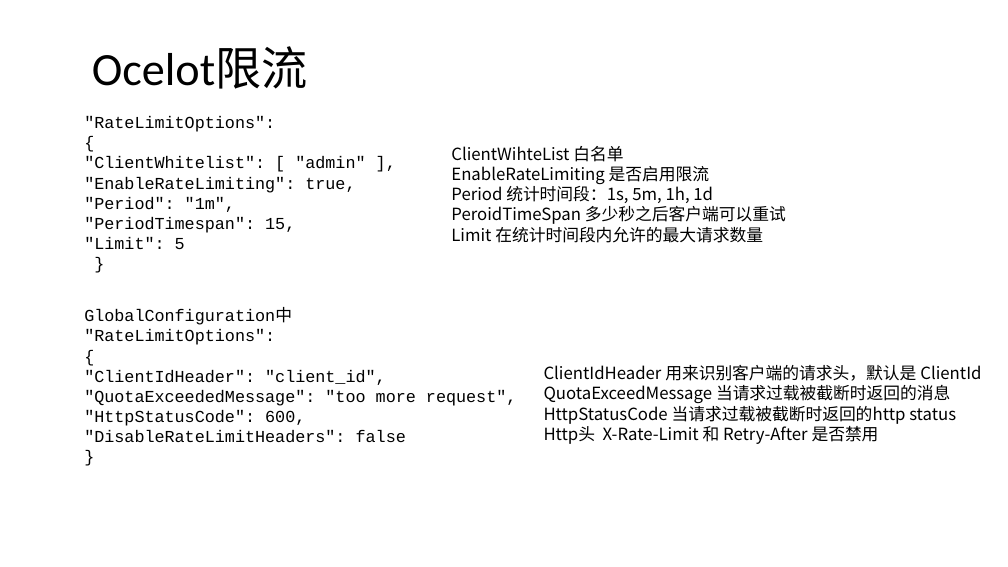
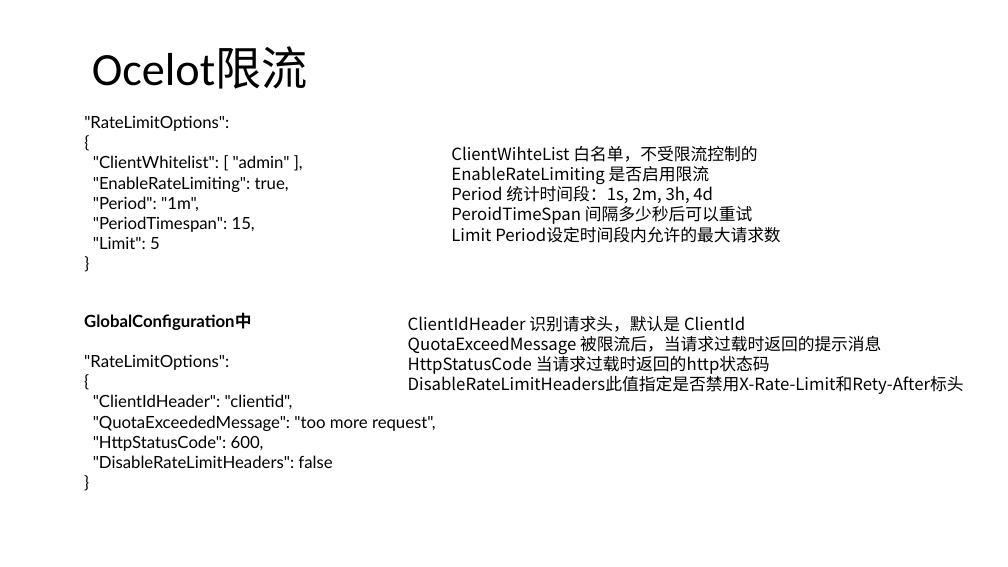
Before and after one commit to axzxs2001/HisMicroserviceSample, a slide deck: slide 29 of HisMicroserviceSample/Doc/基于.net core微服务.pptx (slide 30 before the commit). Drawn at 1008x567 pixels with LibreOffice and Linux fonts; fonts in the diff are those of the drawing; background and template pictures are left out. Boxes give left, top, right and bottom in pixels: in the first picture for what was removed or moved away, otherwise in the second. Text is boxed around its words. In the diff, an @@ line names an element or a change of style, - is before the commit and + after.

```diff
--- a/HisMicroserviceSample/Doc/基于.net core微服务.pptx
+++ b/HisMicroserviceSample/Doc/基于.net core微服务.pptx
@@ text ""RateLimitOptions":" at bbox=[84, 115, 290, 249]: font Courier New to Lato @@
@@ text at bbox=[451, 146, 757, 162]: text changed @@
-ClientWihteList 白名单
+ClientWihteList 白名单，不受限流控制的
@@ text at bbox=[451, 183, 780, 243]: text changed @@
-Period 统计时间段：1s, 5m, 1h, 1d
-PeroidTimeSpan 多少秒之后客户端可以重试
-Limit 在统计时间段内允许的最大请求数量
+Period 统计时间段：1s, 2m, 3h, 4d
+PeroidTimeSpan 间隔多少秒后可以重试
+Limit Period设定时间段内允许的最大请求数
@@ text at bbox=[84, 313, 436, 468]: font Courier New to Lato in "GlobalConfiguration中", ""RateLimitOptions":", "{", ""QuotaExceededMessage": "too more request"," and 3 more places; bold on in "GlobalConfiguration中" @@
@@ text at bbox=[408, 316, 964, 394]: text changed @@
-ClientIdHeader 用来识别客户端的请求头，默认是 ClientId
-QuotaExceedMessage 当请求过载被截断时返回的消息
-HttpStatusCode 当请求过载被截断时返回的http status
-Http头 X-Rate-Limit 和 Retry-After 是否禁用
+ClientIdHeader 识别请求头，默认是 ClientId
+QuotaExceedMessage 被限流后，当请求过载时返回的提示消息
+HttpStatusCode 当请求过载时返回的http状态码
+DisableRateLimitHeaders此值指定是否禁用X-Rate-Limit和Rety-After标头
@@ text at bbox=[93, 394, 293, 409]: text changed; font Courier New to Lato @@
-"ClientIdHeader": "client_id",
+"ClientIdHeader": "clientid",
```
Also in this commit, not shown: 4 other slides changed, 1 slide added, 1 slide removed, 7 other files.
